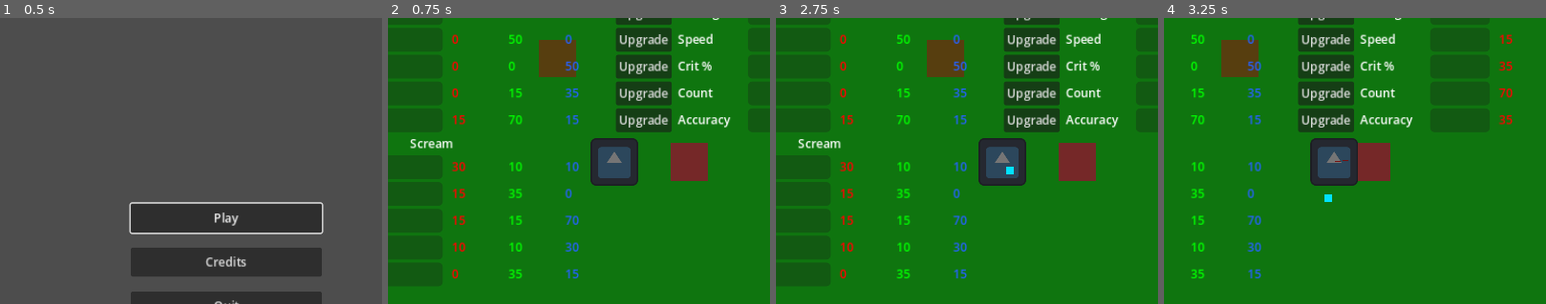
Above: before the commit, frames 1-4 (left to right).
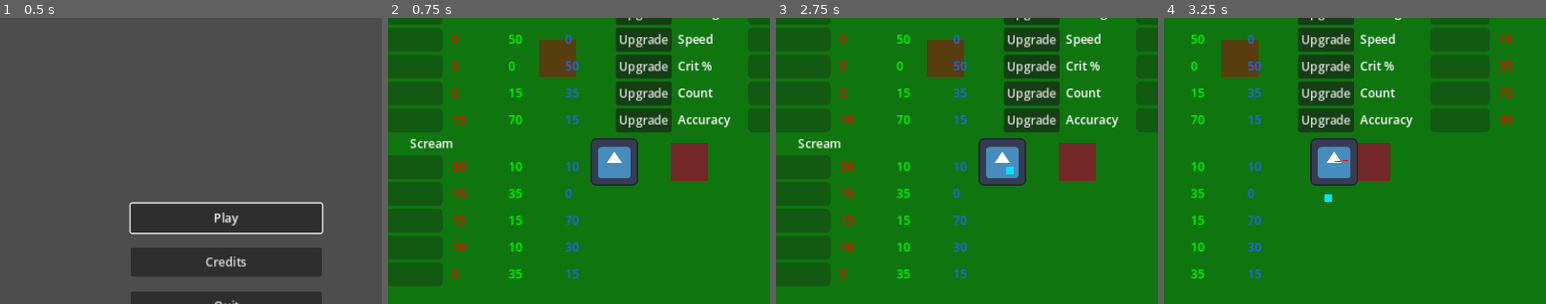
Above: after the commit, the same moments.

Repository: Zereijin/GGJ2023
Game: Godot game, scene res://main_menu/main_menu.tscn
The game is run twice, just before and just after one commit, with the same random seed, the same clock (stepped at 60 frames per second) and the same inputs. The engine's default icon, where the game draws it, is replaced by a stand-in: a white triangle on a blue panel in a dark square.
Inputs (mouse positions are % of the whole screen's width and height, from its top left):
- Up to frame 1 (0.5 s): no input
- Up to frame 2 (0.75 s): click "Play" at 0.5 s
- Up to frame 3 (2.75 s): click "Upgrade" at 1.25 s; click "Leave Shop" at 2 s
- Up to frame 4 (3.25 s): tap Enter at 2.75 s; move the mouse to (72, 45) at 2.77 s; hold D (right) from 2.78 s (still down)
The pictures show only the part of the screen within x 20-70%, y 25-75%; the shares and areas given below are measured in that part.

Frame 1 is identical in both runs. In frame 2, 1.8% of the frame differs, in the area x 53-65%, y 42-58%; in frame 3, 1.7%; in frame 4, 1.8%, in the area x 38-51%, y 42-58%.

Commit message:
Extract “plant” base scene

Diff:
--- a/game/enemy/enemy.tscn
+++ b/game/enemy/enemy.tscn
@@ -14,3 +14,5 @@
 [node name="CollisionShape" type="CollisionShape2D" parent="."]
 
 [node name="Damageable" parent="." instance=ExtResource("1_yrs8i")]
+
+[connection signal="dead" from="Damageable" to="." method="_on_dead"]
--- a/game/game.tscn
+++ b/game/game.tscn
@@ -1,12 +1,8 @@
 [gd_scene load_steps=18 format=3 uid="uid://cxstjq63yeytk"]
 
-[ext_resource type="Script" path="res://game/player/player.gd" id="1_f0o2r"]
-[ext_resource type="Texture2D" uid="uid://b836w3h88y88o" path="res://icon.svg" id="1_uw8f1"]
-[ext_resource type="Script" path="res://game/camera.gd" id="3_1xqbk"]
-[ext_resource type="PackedScene" path="res://game/gun.tscn" id="4_rba2k"]
-[ext_resource type="PackedScene" path="res://game/player/projectile.tscn" id="5_c87sn"]
 [ext_resource type="PackedScene" uid="uid://ba7ivojxn0clg" path="res://game/enemy/potato/potato.tscn" id="6_f1ll7"]
 [ext_resource type="PackedScene" uid="uid://cgwhfduesoojv" path="res://shop/shop_panel.tscn" id="7_bbdrg"]
+[ext_resource type="PackedScene" uid="uid://fsgx46hh0sib" path="res://game/player/player.tscn" id="1_tilxh"]
 
 [sub_resource type="Gradient" id="Gradient_3834j"]
 interpolation_mode = 1
@@ -40,12 +36,6 @@
 [sub_resource type="GradientTexture1D" id="GradientTexture1D_0nmfm"]
 gradient = SubResource("Gradient_mhu85")
 width = 1
-
-[sub_resource type="PhysicsMaterial" id="PhysicsMaterial_0voet"]
-friction = 0.0
-
-[sub_resource type="RectangleShape2D" id="RectangleShape2D_4wk6f"]
-size = Vector2(50, 50)
 
 [node name="game" type="Node"]
 
@@ -82,35 +72,10 @@
 scale = Vector2(50, 50)
 texture = SubResource("GradientTexture1D_0nmfm")
 
-[node name="Player" type="RigidBody2D" parent="Garden/Objects"]
-collision_mask = 26
-physics_material_override = SubResource("PhysicsMaterial_0voet")
-max_contacts_reported = 10
-contact_monitor = true
-can_sleep = false
-lock_rotation = true
-script = ExtResource("1_f0o2r")
-force_multiplier = 2000.0
-
-[node name="CollisionShape" type="CollisionShape2D" parent="Garden/Objects/Player"]
-shape = SubResource("RectangleShape2D_4wk6f")
-
-[node name="Camera" type="Camera2D" parent="Garden/Objects/Player"]
-position_smoothing_enabled = true
-script = ExtResource("3_1xqbk")
-lookahead = 100.0
-
-[node name="Sprite" type="Sprite2D" parent="Garden/Objects/Player"]
-scale = Vector2(0.5, 0.5)
-texture = ExtResource("1_uw8f1")
-
-[node name="Gun" parent="Garden/Objects/Player" node_paths=PackedStringArray("plant") instance=ExtResource("4_rba2k")]
-projectile = ExtResource("5_c87sn")
-plant = NodePath("..")
-
 [node name="Test Potato" parent="Garden/Objects" instance=ExtResource("6_f1ll7")]
 position = Vector2(-76, -139)
-lock_rotation = false
 
 [node name="Control" parent="Garden/Objects" node_paths=PackedStringArray("player") instance=ExtResource("7_bbdrg")]
 player = NodePath("../Player")
+
+[node name="Player" parent="Garden/Objects" instance=ExtResource("1_tilxh")]
--- /dev/null
+++ b/game/plant.tscn
@@ -0,0 +1,21 @@
+[gd_scene load_steps=3 format=3 uid="uid://cu40kuw6mlex7"]
+
+[ext_resource type="PackedScene" uid="uid://6u6mldxyk4qs" path="res://game/gun.tscn" id="2_2fi7j"]
+
+[sub_resource type="RectangleShape2D" id="RectangleShape2D_felej"]
+size = Vector2(50, 50)
+
+[node name="Plant" type="RigidBody2D"]
+collision_layer = 0
+collision_mask = 0
+can_sleep = false
+lock_rotation = true
+
+[node name="CollisionShape" type="CollisionShape2D" parent="."]
+shape = SubResource("RectangleShape2D_felej")
+
+[node name="Sprite" type="Sprite2D" parent="."]
+scale = Vector2(0.5, 0.5)
+
+[node name="Gun" parent="." node_paths=PackedStringArray("plant") instance=ExtResource("2_2fi7j")]
+plant = NodePath("..")
--- /dev/null
+++ b/game/player/player.tscn
@@ -0,0 +1,24 @@
+[gd_scene load_steps=6 format=3 uid="uid://fsgx46hh0sib"]
+
+[ext_resource type="PackedScene" uid="uid://cu40kuw6mlex7" path="res://game/plant.tscn" id="1_5nkbc"]
+[ext_resource type="Script" path="res://game/player/player.gd" id="2_8fw0q"]
+[ext_resource type="Script" path="res://game/camera.gd" id="3_64l3u"]
+[ext_resource type="Texture2D" uid="uid://b836w3h88y88o" path="res://icon.svg" id="3_fmx3n"]
+[ext_resource type="PackedScene" uid="uid://bepqps3b2gmbp" path="res://game/player/projectile.tscn" id="5_excqi"]
+
+[node name="Player" instance=ExtResource("1_5nkbc")]
+collision_layer = 1
+collision_mask = 26
+script = ExtResource("2_8fw0q")
+force_multiplier = 2000.0
+
+[node name="Sprite" parent="." index="1"]
+texture = ExtResource("3_fmx3n")
+
+[node name="Gun" parent="." index="2"]
+projectile = ExtResource("5_excqi")
+
+[node name="Camera" type="Camera2D" parent="." index="3"]
+position_smoothing_enabled = true
+script = ExtResource("3_64l3u")
+lookahead = 100.0
